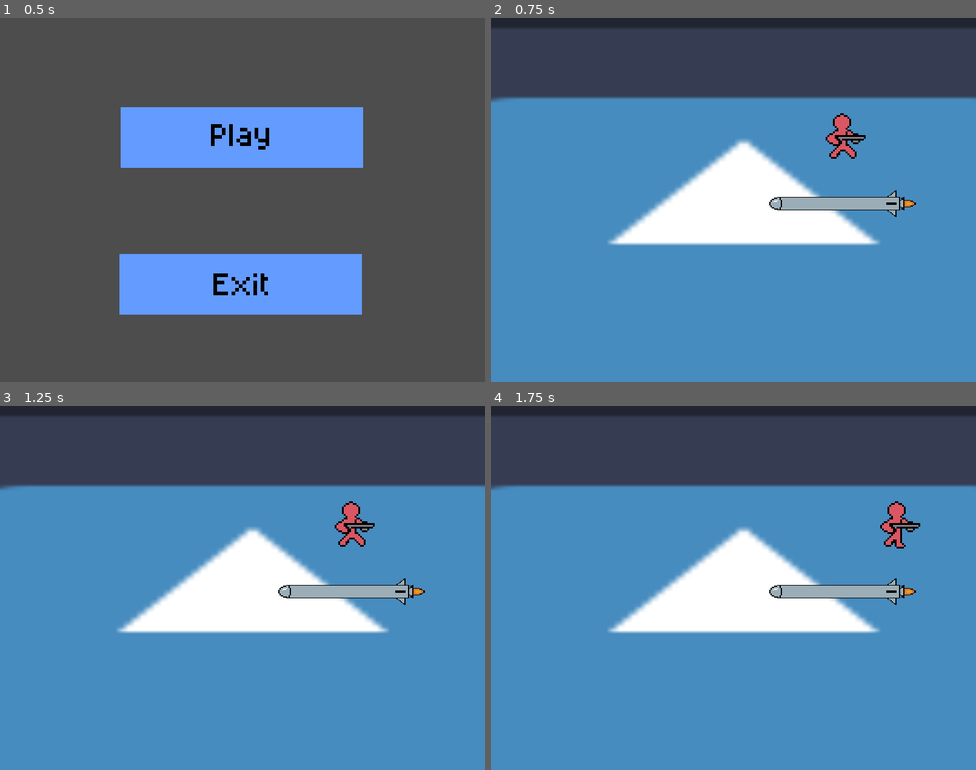
Above: before the commit, frames 1-4 (two rows, left to right).
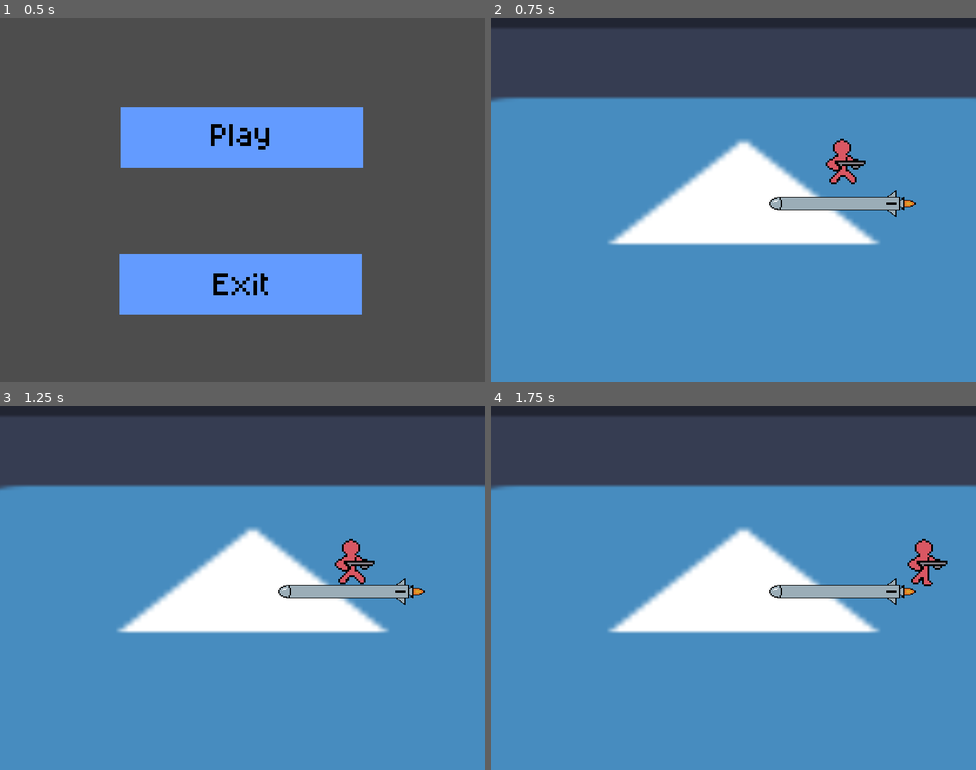
Above: after the commit, the same moments.

Repository: terminator0521/air-jumper
Game: Godot game, scene res://scenes/start_menu.tscn
The game is run twice, just before and just after one commit, with the same random seed, the same clock (stepped at 60 frames per second) and the same inputs. The engine's default icon, where the game draws it, is replaced by a stand-in: a white triangle on a blue panel in a dark square.
Inputs (mouse positions are in pixels of both pictures, inside the frame that each line leads up to):
- Up to frame 1 (0.5 s): no input
- Up to frame 2 (0.75 s): click (733, 138) at 0.5 s
- Up to frame 3 (1.25 s): no input
- Up to frame 4 (1.75 s): tap Enter at 1.25 s; hold Right from 1.28 s (still down)

Frame 1 is identical in both runs. In frame 2, 0.8% of the frame differs, in the area x 69-78%, y 26-46%; in frame 3, 1.0%; in frame 4, 1.0%, in the area x 80-95%, y 26-50%.

Commit message:
add missile to player signal

Diff:
--- a/scenes/game.tscn
+++ b/scenes/game.tscn
@@ -30,6 +30,7 @@
 }]
 
 [sub_resource type="RectangleShape2D" id="RectangleShape2D_sfuul"]
+size = Vector2(188, 20)
 
 [sub_resource type="AtlasTexture" id="AtlasTexture_yqjtg"]
 atlas = ExtResource("2_lnu2h")
@@ -105,6 +106,7 @@
 [node name="Area2D" type="Area2D" parent="Rockets/Rocket" unique_id=279092246]
 
 [node name="CollisionShape2D" type="CollisionShape2D" parent="Rockets/Rocket/Area2D" unique_id=917188055]
+position = Vector2(219, -16)
 shape = SubResource("RectangleShape2D_sfuul")
 
 [node name="Player" type="CharacterBody2D" parent="." unique_id=61970098]
@@ -130,3 +132,5 @@
 [node name="Camera2D" type="Camera2D" parent="." unique_id=358191341]
 position = Vector2(44.99997, -22.000002)
 scale = Vector2(0.05, 0.285)
+
+[connection signal="area_entered" from="Rockets/Rocket/Area2D" to="Player" method="_on_area_2d_area_entered"]
--- a/scripts/player.gd
+++ b/scripts/player.gd
@@ -1,9 +1,14 @@
 extends CharacterBody2D
 
+var is_jumping = false
+var is_falling = true
+var platform_velocity
+var displacement: Vector2
+var h_direction: float
 
-const SPEED = 200.0
+const SPEED = 300.0
 const JUMP_VELOCITY = -400.0
-var h_direction: float
+const FALL_SPEED = 250.0
 
 func _ready() -> void:
 	pass
@@ -22,6 +27,7 @@
 	pass
 
 func _physics_process(delta: float) -> void:
+
 	# right to left direction
 	if Input.is_key_pressed(KEY_LEFT):
 		h_direction = -1
@@ -30,7 +36,19 @@
 	else:
 		h_direction = 0
 
-	# move
-	velocity.x = h_direction * SPEED
-	move_and_slide()
+	displacement.x = h_direction * SPEED * delta
+
+	# Gravity
+	if is_falling:
+		displacement.y = FALL_SPEED * delta
+	else:
+		displacement.y = 0;
+
+	# Apply movement
+	var collide = move_and_collide(displacement)
 	pass
+
+
+func _on_area_2d_area_entered(area: Area2D) -> void:
+	is_falling = false;
+	pass # Replace with function body.
